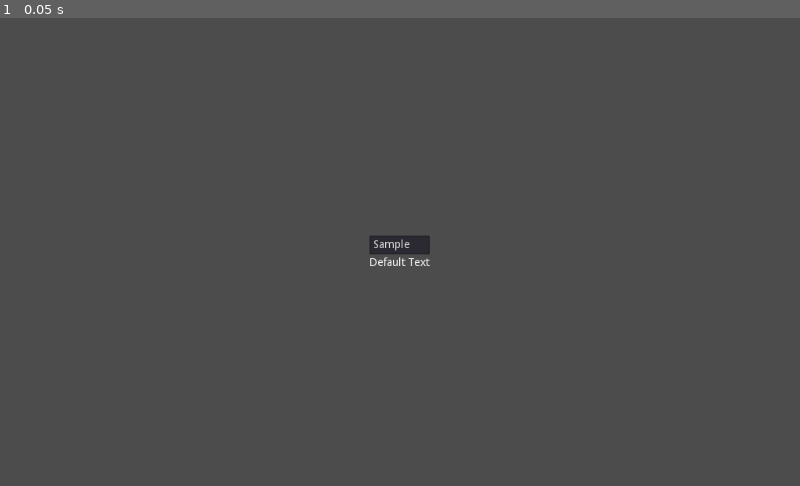
Above: before the commit, frame 1.
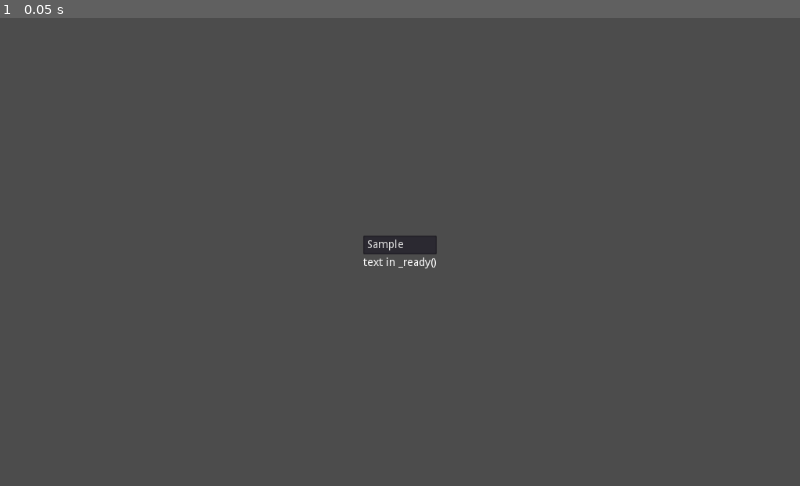
Above: after the commit, the same moment.

Repository: Jantho1990/Godot-Global-Signal
Game: Godot game, scene res://GlobalSignalTestScene.tscn
The game is run twice, just before and just after one commit, with the same random seed, the same clock (stepped at 60 frames per second) and the same inputs. The project has no main scene, so this scene is started directly.
Inputs:
- Up to frame 1 (0.05 s): no input

The runs differ from the first frame. In frame 1, 0.2% of the frame differs, in the area x 45-55%, y 46-54%.

Commit message:
fix bugs; add README

Diff:
--- a/TestTextEdit.gd
+++ b/TestTextEdit.gd
@@ -6,7 +6,7 @@
 # Called when the node enters the scene tree for the first time.
 func _ready():
   GlobalSignal.add_emitter('text_updated', self)
-  emit_signal('text_updated', 'text in _ready()')
+  GlobalSignal.emit_signal_when_ready('text_updated', ['text in _ready()'], self)
   connect('text_changed', self, '_on_Text_changed')
 
 
Not shown, added: README.md
